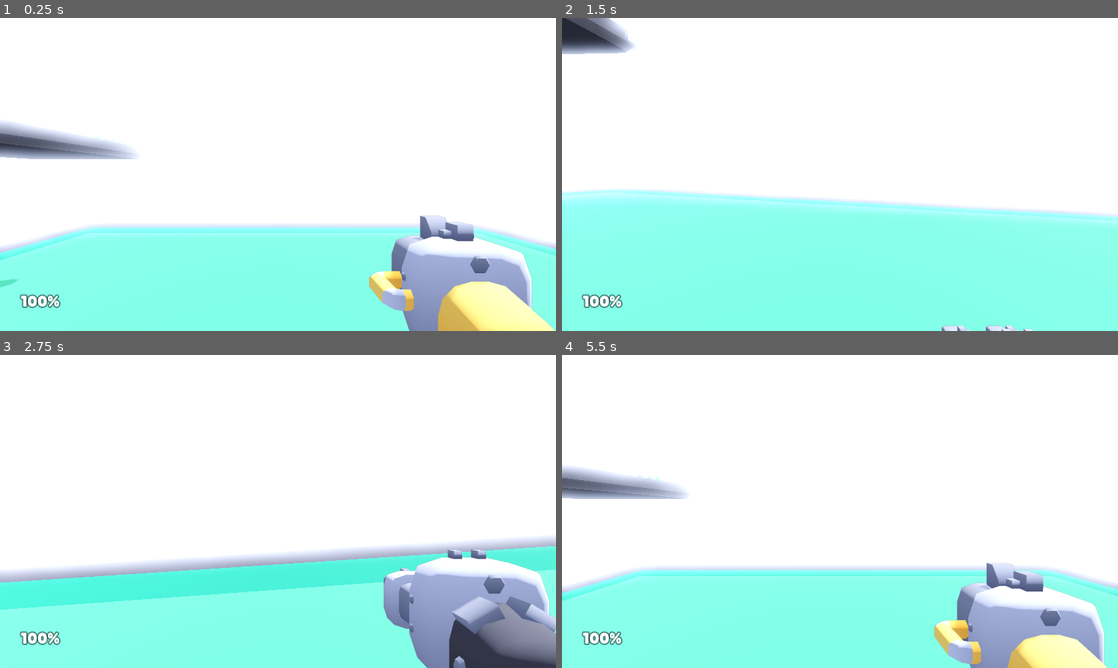
Above: before the commit, frames 1-4 (two rows, left to right).
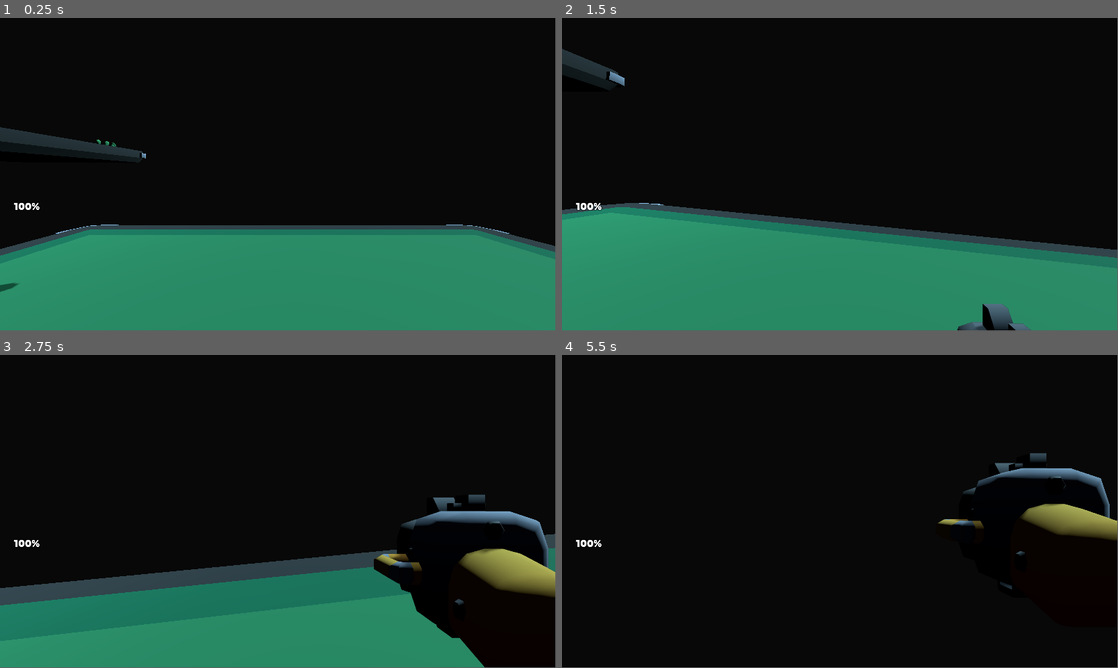
Above: after the commit, the same moments.

Repository: g-lippe/Kuiper-Miner
Game: Godot game, scene res://scenes/test_level.tscn
Two runs of this game, one before a commit and one after it. Both use one fixed random seed, a clock stepped at 60 frames per second and the inputs below.
Inputs (mouse positions are in pixels of both pictures, inside the frame that each line leads up to):
- Up to frame 1 (0.25 s): no input
- Up to frame 2 (1.5 s): move the mouse to (867, 174) at 0.52 s; hold W (move_forward) from 0.53 s (still down); click (867, 174) at 0.6 s; tap Space (jump) at 0.77 s; move the mouse to (812, 174) at 1.27 s; tap E (weapon_toggle) at 1.35 s
- Up to frame 3 (2.75 s): keep holding W (move_forward); tap Space (jump) at 1.52 s; move the mouse to (289, 505) at 2.02 s; click (289, 505) at 2.1 s
- Up to frame 4 (5.5 s): keep holding W (move_forward); move the mouse to (834, 517) at 2.77 s; tap E (weapon_toggle) at 2.85, 4.35 s; tap Space (jump) at 3.02, 3.77, 4.52 s; move the mouse to (878, 514) at 3.52 s; click (878, 514) at 3.6 s; move the mouse to (795, 508) at 4.27 s; move the mouse to (845, 511) at 5.02 s; click (845, 511) at 5.1 s
In our replay, the window is 800x450 before the commit and 799x449 after it. These sizes can differ from the game's own. Grey fills any space a smaller window leaves; there, only what the larger window draws over its background counts as a difference.

The runs differ from the first frame. In frame 1, 100% of the frame differs, in the area x 0-100%, y 0-100%; in frame 2, 100%; in frame 3, 100%; in frame 4, 100%.

Commit message:
Tweaked Test Area

Diff:
--- a/objects/player.gd
+++ b/objects/player.gd
@@ -166,7 +166,7 @@
 
 func handle_gravity(delta):
 
-	gravity += 20 * delta
+	gravity += 15 * delta
 
 	if gravity > 0 and is_on_floor():
 
@@ -269,21 +269,21 @@
 	for n in container.get_children():
 		container.remove_child(n)
 
-	# Step 2. Place new weapon model in container
-
-	var weapon_model = weapon.model.instantiate()
-	container.add_child(weapon_model)
-
-	weapon_model.position = weapon.position
-	weapon_model.rotation_degrees = weapon.rotation
+	# Step 2. If weapon has model, place new weapon model in container
+
+	if weapon.model:
+		var weapon_model = weapon.model.instantiate()
+		container.add_child(weapon_model)
+
+		weapon_model.position = weapon.position
+		weapon_model.rotation_degrees = weapon.rotation
 
 	# Step 3. Set model to only render on layer 2 (the weapon camera)
-
-	for child in weapon_model.find_children("*", "MeshInstance3D"):
-		child.layers = 2
+		for child in weapon_model.find_children("*", "MeshInstance3D"):
+			child.layers = 2
+
 
 	# Set weapon data
-
 	raycast.target_position = Vector3(0, 0, -1) * weapon.max_distance
 	#crosshair.texture = weapon.crosshair
 
--- a/objects/player.tscn
+++ b/objects/player.tscn
@@ -40,7 +40,7 @@
 transparent_bg = true
 handle_input_locally = false
 msaa_3d = 1
-size = Vector2i(1280, 720)
+size = Vector2i(1920, 1080)
 render_target_update_mode = 4
 
 [node name="CameraItem" type="Camera3D" parent="Head/Camera/SubViewportContainer/SubViewport"]
--- a/project.godot
+++ b/project.godot
@@ -24,8 +24,8 @@
 
 [display]
 
-window/size/viewport_width=1280
-window/size/viewport_height=720
+window/size/viewport_width=1920
+window/size/viewport_height=1080
 
 [editor]
 
--- /dev/null
+++ b/scenes/space-enviroment.tres
@@ -0,0 +1,5 @@
+[gd_resource type="Environment" format=3 uid="uid://cqo3rx6gx7amp"]
+
+[resource]
+background_mode = 1
+background_color = Color(0.0313726, 0.0313726, 0.0313726, 1)
--- a/scenes/test_level.tscn
+++ b/scenes/test_level.tscn
@@ -1,13 +1,12 @@
-[gd_scene load_steps=10 format=3 uid="uid://bwffsn7x5rhr7"]
+[gd_scene load_steps=9 format=3 uid="uid://bwffsn7x5rhr7"]
 
 [ext_resource type="PackedScene" uid="uid://bvx5cvigosg0s" path="res://objects/platform_large_grass.tscn" id="1_1qknk"]
 [ext_resource type="PackedScene" uid="uid://dl2ed4gkybggf" path="res://objects/player.tscn" id="1_a0c1r"]
-[ext_resource type="Environment" uid="uid://jvmpkdwaeaq" path="res://scenes/main-environment.tres" id="1_tw35q"]
+[ext_resource type="Environment" uid="uid://cqo3rx6gx7amp" path="res://scenes/space-enviroment.tres" id="1_sx4ti"]
 [ext_resource type="FontFile" uid="uid://biqtga8moh7ah" path="res://fonts/lilita_one_regular.ttf" id="3_ti8fe"]
-[ext_resource type="Resource" uid="uid://c56y8pqoyk15f" path="res://weapons/blaster.tres" id="3_xd3su"]
-[ext_resource type="Resource" uid="uid://cu2gtxlcmbb34" path="res://weapons/blaster-repeater.tres" id="4_7h5k4"]
 [ext_resource type="PackedScene" uid="uid://bbatuj5n3uyfb" path="res://objects/platform_extra_large_grass.tscn" id="5_20vkm"]
 [ext_resource type="Resource" uid="uid://bfmwig8vs2c8u" path="res://weapons/rock-blaster.tres" id="5_nlaru"]
+[ext_resource type="Resource" uid="uid://m5h6017yq0vw" path="res://weapons/hands.tres" id="6_evikw"]
 
 [sub_resource type="LabelSettings" id="LabelSettings_2abwv"]
 font = ExtResource("3_ti8fe")
@@ -19,15 +18,18 @@
 
 [node name="Sun" type="DirectionalLight3D" parent="."]
 transform = Transform3D(-0.422618, -0.694272, 0.582564, 0, 0.642788, 0.766044, -0.906308, 0.323744, -0.271654, 0, 0, 0)
+light_color = Color(0.768627, 1, 1, 1)
+light_energy = 0.8
 shadow_enabled = true
 shadow_opacity = 0.75
+sky_mode = 1
 
 [node name="WorldEnvironment" type="WorldEnvironment" parent="."]
-environment = ExtResource("1_tw35q")
+environment = ExtResource("1_sx4ti")
 
 [node name="Player" parent="." instance=ExtResource("1_a0c1r")]
-transform = Transform3D(1, 0, 0, 0, 1, 0, 0, 0, 1, -0.340738, 3.95016, -0.517486)
-weapons = Array[Resource("res://scripts/weapon.gd")]([ExtResource("3_xd3su"), ExtResource("4_7h5k4"), ExtResource("5_nlaru")])
+transform = Transform3D(1, 0, 0, 0, 1, 0, 0, 0, 1, -0.314569, 3.95778, -0.514584)
+weapons = Array[Resource("res://scripts/weapon.gd")]([ExtResource("6_evikw"), ExtResource("5_nlaru")])
 
 [node name="HUD" type="CanvasLayer" parent="."]
 
--- a/weapons/hands.tres
+++ b/weapons/hands.tres
@@ -1,20 +1,18 @@
-[gd_resource type="Resource" script_class="Weapon" load_steps=4 format=3 uid="uid://m5h6017yq0vw"]
+[gd_resource type="Resource" script_class="Weapon" load_steps=3 format=3 uid="uid://m5h6017yq0vw"]
 
 [ext_resource type="Texture2D" uid="uid://2jld33y6h5pq" path="res://sprites/crosshair.png" id="1_i4rda"]
-[ext_resource type="PackedScene" uid="uid://b2p7bbkuxf7m" path="res://models/blaster.glb" id="2_5ydrr"]
 [ext_resource type="Script" path="res://scripts/weapon.gd" id="3_08amy"]
 
 [resource]
 script = ExtResource("3_08amy")
-model = ExtResource("2_5ydrr")
-position = Vector3(0, 0, -5)
-rotation = Vector3(0, 180, 0)
-muzzle_position = Vector3(0.1, -0.4, 1.5)
-cooldown = 0.164
-max_distance = 10
+position = Vector3(0, 0, 2)
+rotation = Vector3(0, 0, 0)
+muzzle_position = Vector3(25, 0, 2)
+cooldown = 0.5
+max_distance = 5
 damage = 25.0
 spread = 1.0
-shot_count = 3
-knockback = 40
-sound_shoot = "sounds/blaster.ogg"
+shot_count = 1
+knockback = 2
+sound_shoot = ""
 crosshair = ExtResource("1_i4rda")
--- a/weapons/rock-blaster.tres
+++ b/weapons/rock-blaster.tres
@@ -11,10 +11,10 @@
 rotation = Vector3(0, 180, 0)
 muzzle_position = Vector3(0.1, -0.4, 1.5)
 cooldown = 0.164
-max_distance = 10
+max_distance = 20
 damage = 25.0
 spread = 1.0
 shot_count = 3
 knockback = 40
-sound_shoot = "sounds/blaster.ogg"
+sound_shoot = "sounds/blaster_repeater.ogg"
 crosshair = ExtResource("1_j2j6k")
